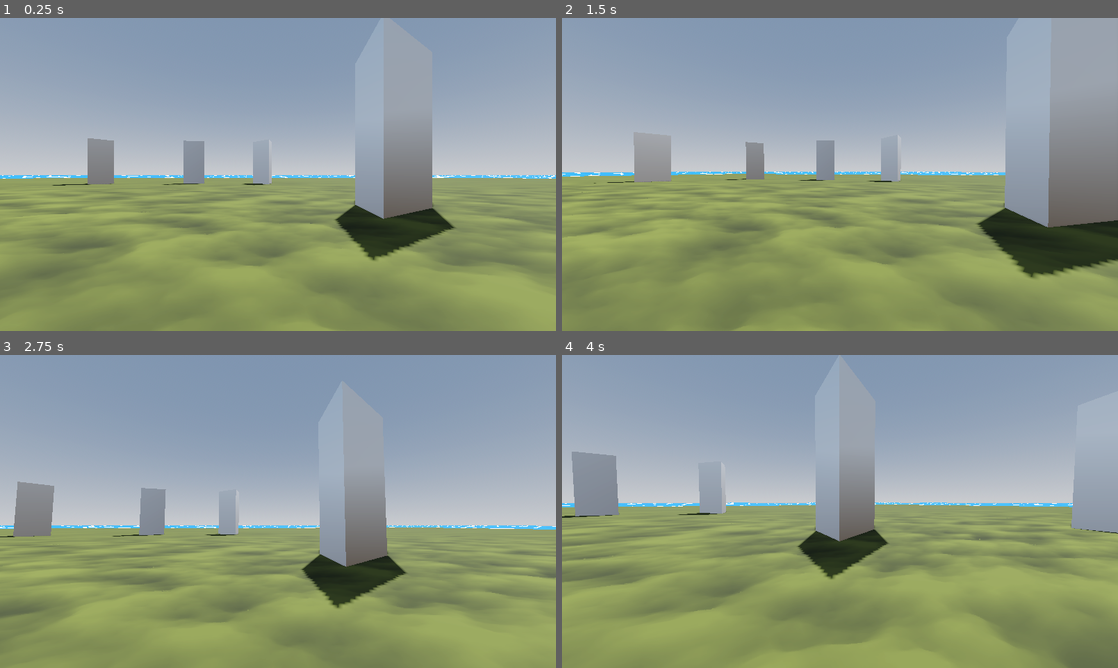
Above: before the commit, frames 1-4 (two rows, left to right).
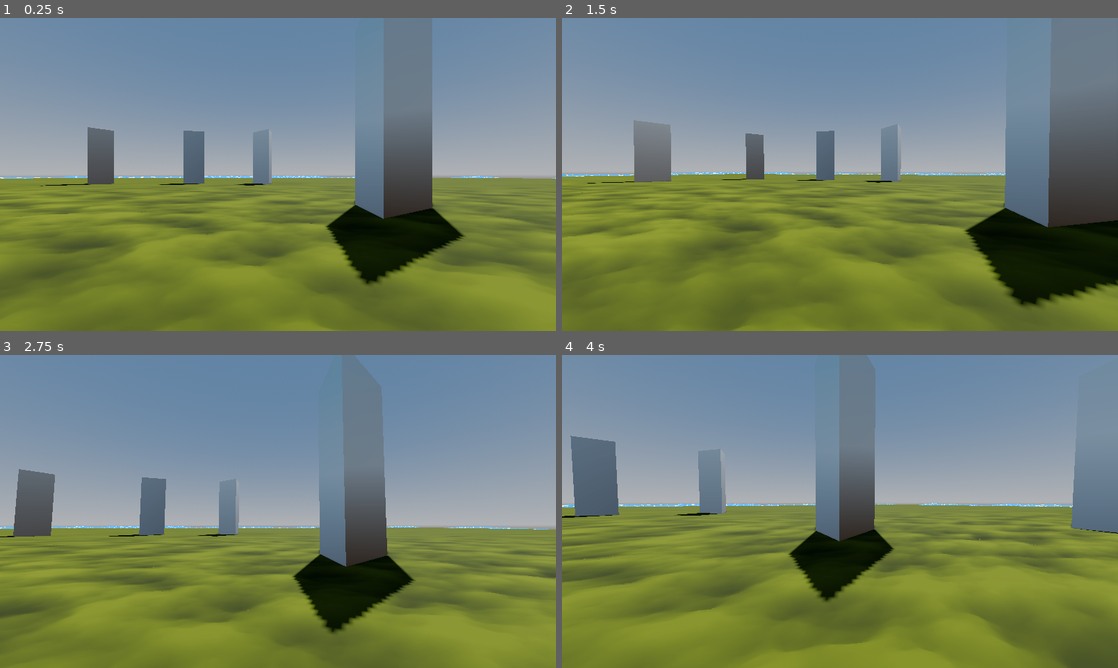
Above: after the commit, the same moments.

Repository: BuyMyMojo/InGameApiTest
Game: Godot game, scene res://scenes/level_1.tscn
The game is run twice, just before and just after one commit, with the same random seed, the same clock (stepped at 60 frames per second) and the same inputs.
Inputs (mouse positions are in pixels of both pictures, inside the frame that each line leads up to):
- Up to frame 1 (0.25 s): no input
- Up to frame 2 (1.5 s): tap Enter (ui_accept) at 0.5, 0.77, 1.25 s; move the mouse to (867, 174) at 0.52 s; hold Up (ui_up) from 0.53 s (still down); move the mouse to (812, 174) at 1.27 s
- Up to frame 3 (2.75 s): keep holding Up (ui_up); tap Enter (ui_accept) at 1.52 s; move the mouse to (289, 505) at 2.02 s
- Up to frame 4 (4 s): keep holding Up (ui_up); tap Enter (ui_accept) at 2.75, 3.02, 3.77 s; move the mouse to (834, 517) at 2.77 s; move the mouse to (878, 514) at 3.52 s

The runs differ from the first frame. In frame 1, 87% of the frame differs, in the area x 0-100%, y 0-100%; in frame 2, 89%; in frame 3, 87%; in frame 4, 88%.

Commit message:
Add player location handling

Diff:
--- /dev/null
+++ b/Scripts/game_query.gd
@@ -0,0 +1,48 @@
+extends Node
+
+const RANGE_MAX: float = 1024
+
+var player: Node3D
+var map_bound_min: Node3D
+var map_bound_max: Node3D
+
+func set_player(object: Node3D) -> void:
+	player = object
+func set_map_bound_min(object: Node3D) -> void:
+	map_bound_min = object
+func set_map_bound_max(object: Node3D) -> void:
+	map_bound_max = object
+
+
+func get_player_info() -> Dictionary:
+	return {
+		"name" : player.name,
+		"location": get_player_location(),
+		"custom": {}
+	}
+
+func get_player_location() -> Dictionary:
+	var min_x := map_bound_min.transform.origin.x
+	var max_x := map_bound_max.transform.origin.x
+	var min_z := map_bound_min.transform.origin.z
+	var max_z := map_bound_max.transform.origin.z
+	var player_x := player.transform.origin.x
+	var player_z := player.transform.origin.z
+
+	var normalized_x: float = snapped(((player_x - min_x) / (max_x - min_x)) * RANGE_MAX, 0.001)
+	var normalized_z: float = snapped(((player_z - min_z) / (max_z - min_z)) * RANGE_MAX, 0.001)
+
+	var out_of_bounds := false
+	if player_x > max_x || player_x < min_x:
+		out_of_bounds = true
+	if player_z > max_z || player_z < min_z:
+		out_of_bounds = true
+
+	return { "x": normalized_x, "y": normalized_z, "out_of_bounds": out_of_bounds, "range_max" : RANGE_MAX }
+
+## reset GameQuery vars to be set by new scene.
+## RUN BEFORE CHANGING SCENE!
+func prep_scene_change() -> void:
+	player = null
+	map_bound_min = null
+	map_bound_max = null
--- /dev/null
+++ b/Scripts/level_1.gd
@@ -0,0 +1,13 @@
+extends Node3D
+
+
+# Called when the node enters the scene tree for the first time.
+func _ready() -> void:
+	GameQuery.set_player($"Basic FPS Player")
+	GameQuery.set_map_bound_min($MapExtents/MapMin)
+	GameQuery.set_map_bound_max($MapExtents/MapMax)
+
+
+# Called every frame. 'delta' is the elapsed time since the previous frame.
+func _process(delta: float) -> void:
+	pass
--- a/Scripts/rest_api.gd
+++ b/Scripts/rest_api.gd
@@ -1,5 +1,4 @@
 extends Node3D
-
 
 # Called when the node enters the scene tree for the first time.
 func _ready() -> void:
@@ -27,11 +26,10 @@
 				"menu_context" : null,
 			}
 			response.send(200, JSON.stringify(output, "", false), "application/json")
-	var output = []
-
-	#CLog.o
-
-	pass # Replace with function body.
+		"/player/info":
+			pass
+		"/player/location":
+			response.send(200, JSON.stringify(GameQuery.get_player_location(), "", false), "application/json")
 
 
 func _on_rest_http_server_no_handler_found(request: RESTHttpRequest, response: RESTHttpResponse) -> void:
--- a/project.godot
+++ b/project.godot
@@ -18,6 +18,7 @@
 [autoload]
 
 GlobalKeybinds="*uid://t03ejg8oxiak"
+GameQuery="*uid://blrjm5es5r4na"
 
 [display]
 
--- a/scenes/REST_API.tscn
+++ b/scenes/REST_API.tscn
@@ -16,7 +16,7 @@
 [node name="RESTApiHandler" type="Node" parent="RESTHttpServer" unique_id=1204141756]
 script = ExtResource("2_cadjc")
 path_prefix = "/api"
-endpoints = Array[String](["/state", "", "/"])
+endpoints = Array[String](["/state", "", "/", "/player/location", "/player/info"])
 metadata/_custom_type_script = "uid://geghdbjfhklp"
 
 [connection signal="no_handler_found" from="RESTHttpServer" to="." method="_on_rest_http_server_no_handler_found"]
--- a/scenes/level_1.tscn
+++ b/scenes/level_1.tscn
@@ -3,8 +3,10 @@
 [ext_resource type="PackedScene" uid="uid://dbxuty286fhqh" path="res://scenes/REST_API.tscn" id="1_4nkto"]
 [ext_resource type="Script" uid="uid://beceid0ng71h3" path="res://addons/Basic FPS Player/Src/basic_player_startup.gd" id="1_5xbjy"]
 [ext_resource type="Material" uid="uid://c4d6w8t484io8" path="res://Materials/floor.tres" id="1_014kd"]
+[ext_resource type="Script" uid="uid://sr8s5cua0k7o" path="res://Scripts/level_1.gd" id="1_pa8r4"]
 [ext_resource type="PackedScene" uid="uid://kmyakts4l64t" path="res://addons/Basic FPS Player/Src/basic_player_head.tscn" id="2_4nkto"]
 [ext_resource type="Shader" uid="uid://d07q7jv61r1bh" path="res://Shaders/water.gdshader" id="2_bswci"]
+[ext_resource type="Script" uid="uid://c8ndacsuie024" path="res://addons/nap_map_generator/map_generator.gd" id="6_fcfvj"]
 
 [sub_resource type="ProceduralSkyMaterial" id="ProceduralSkyMaterial_bswci"]
 sky_horizon_color = Color(0.66224277, 0.6717428, 0.6867428, 1)
@@ -17,15 +19,21 @@
 background_mode = 2
 sky = SubResource("Sky_rus8k")
 reflected_light_source = 2
-tonemap_mode = 2
+tonemap_mode = 4
+tonemap_exposure = 1.2
+tonemap_agx_contrast = 1.56
 ssr_enabled = true
 ssao_enabled = true
 ssil_enabled = true
 sdfgi_enabled = true
 glow_enabled = true
+fog_mode = 1
+fog_density = 1.0
+fog_depth_begin = 30.0
+fog_depth_end = 645.5
 volumetric_fog_density = 0.001
-
-[sub_resource type="CapsuleShape3D" id="CapsuleShape3D_fcfvj"]
+adjustment_enabled = true
+adjustment_saturation = 1.4
 
 [sub_resource type="BoxShape3D" id="BoxShape3D_4nkto"]
 size = Vector3(128, 1, 128)
@@ -47,6 +55,8 @@
 
 [sub_resource type="ConcavePolygonShape3D" id="ConcavePolygonShape3D_014kd"]
 data = PackedVector3Array(0, 0.84749997, 2.9125, -0.1469, 0.2825, 2.9125, -0.44079998, 0.2825, 2.9125, 0, 0.84749997, - …(7164 unchanged characters)…
+
+[sub_resource type="CapsuleShape3D" id="CapsuleShape3D_fcfvj"]
 
 [sub_resource type="ShaderMaterial" id="ShaderMaterial_rus8k"]
 render_priority = 0
@@ -56,18 +66,19 @@
 shader_parameter/FOAM_COL = Vector4(0.8125, 0.9609, 0.9648, 1)
 shader_parameter/distortion_speed = 2.0
 shader_parameter/tile = Vector2(128, 128)
-shader_parameter/height = 2.4050000000000002
+shader_parameter/height = 10.0
 shader_parameter/wave_size = Vector2(32, 32)
 shader_parameter/wave_speed = 8.0
 
 [sub_resource type="QuadMesh" id="QuadMesh_5xbjy"]
 material = SubResource("ShaderMaterial_rus8k")
-size = Vector2(1024, 1024)
-subdivide_width = 32
-subdivide_depth = 32
+size = Vector2(512, 512)
+subdivide_width = 128
+subdivide_depth = 128
 orientation = 1
 
 [node name="Level1" type="Node3D" unique_id=1338532141]
+script = ExtResource("1_pa8r4")
 
 [node name="RestApi" parent="." unique_id=293433970 instance=ExtResource("1_4nkto")]
 
@@ -77,6 +88,106 @@
 [node name="DirectionalLight3D" type="DirectionalLight3D" parent="." unique_id=1104544909]
 transform = Transform3D(-0.8660254, -0.43301278, 0.25, 0, 0.49999997, 0.86602545, -0.50000006, 0.75, -0.43301266, 0, 19.31662, 0)
 shadow_enabled = true
+
+[node name="LevelMesh" type="Node3D" parent="." unique_id=1704084071]
+
+[node name="Floor" type="StaticBody3D" parent="LevelMesh" unique_id=2033958099]
+
+[node name="FloorCollision" type="CollisionShape3D" parent="LevelMesh/Floor" unique_id=2089174785]
+shape = SubResource("BoxShape3D_4nkto")
+
+[node name="FloorMesh" type="MeshInstance3D" parent="LevelMesh/Floor" unique_id=1603757088]
+mesh = SubResource("BoxMesh_fcfvj")
+
+[node name="ShinyObject" type="StaticBody3D" parent="LevelMesh" unique_id=920440823]
+transform = Transform3D(1, 0, 0, 0, -4.371139e-08, -1, 0, 1, -4.371139e-08, -19.02678, 3.3070107, -21.183868)
+
+[node name="MeshInstance3D" type="MeshInstance3D" parent="LevelMesh/ShinyObject" unique_id=1679597972]
+mesh = SubResource("PrismMesh_15mv3")
+
+[node name="CollisionShape3D" type="CollisionShape3D" parent="LevelMesh/ShinyObject" unique_id=92658624]
+shape = SubResource("ConcavePolygonShape3D_014kd")
+
+[node name="ShinyObject2" type="StaticBody3D" parent="LevelMesh" unique_id=1123921085]
+transform = Transform3D(0.7778265, -0.62847906, 0, -2.7471692e-08, -3.3999875e-08, -1, 0.62847906, 0.7778265, -4.371139e-08, -9.676544, 3.3070107, -22.591837)
+
+[node name="MeshInstance3D" type="MeshInstance3D" parent="LevelMesh/ShinyObject2" unique_id=281577927]
+mesh = SubResource("PrismMesh_15mv3")
+
+[node name="CollisionShape3D" type="CollisionShape3D" parent="LevelMesh/ShinyObject2" unique_id=1789489490]
+shape = SubResource("ConcavePolygonShape3D_014kd")
+
+[node name="ShinyObject3" type="StaticBody3D" parent="LevelMesh" unique_id=765020593]
+transform = Transform3D(-0.83341354, -0.55264986, 0, -2.4157092e-08, 3.6429668e-08, -1, 0.55264986, -0.83341354, -4.3711392e-08, 3.0169277, 3.3070107, -6.039049)
+
+[node name="MeshInstance3D" type="MeshInstance3D" parent="LevelMesh/ShinyObject3" unique_id=1140994067]
+mesh = SubResource("PrismMesh_15mv3")
+
+[node name="CollisionShape3D" type="CollisionShape3D" parent="LevelMesh/ShinyObject3" unique_id=53330797]
+shape = SubResource("ConcavePolygonShape3D_014kd")
+
+[node name="ShinyObject4" type="StaticBody3D" parent="LevelMesh" unique_id=1982213316]
+transform = Transform3D(0.9392561, 0.34321713, 0, 1.5002497e-08, -4.1056186e-08, -1, -0.34321713, 0.9392561, -4.371139e-08, 11.230566, 3.3070107, -18.380024)
+
+[node name="MeshInstance3D" type="MeshInstance3D" parent="LevelMesh/ShinyObject4" unique_id=606943709]
+mesh = SubResource("PrismMesh_15mv3")
+
+[node name="CollisionShape3D" type="CollisionShape3D" parent="LevelMesh/ShinyObject4" unique_id=1133283468]
+shape = SubResource("ConcavePolygonShape3D_014kd")
+
+[node name="ShinyObject5" type="StaticBody3D" parent="LevelMesh" unique_id=394383033]
+transform = Transform3D(1, 0, 0, 0, -4.371139e-08, -1, 0, 1, -4.371139e-08, -17.706984, 3.3070107, 0.64402586)
+
+[node name="MeshInstance3D" type="MeshInstance3D" parent="LevelMesh/ShinyObject5" unique_id=257088597]
+mesh = SubResource("PrismMesh_15mv3")
+
+[node name="CollisionShape3D" type="CollisionShape3D" parent="LevelMesh/ShinyObject5" unique_id=217925479]
+shape = SubResource("ConcavePolygonShape3D_014kd")
+
+[node name="ShinyObject6" type="StaticBody3D" parent="LevelMesh" unique_id=1001064009]
+transform = Transform3D(0.2056064, -0.9786348, 0, -4.2777483e-08, -8.987342e-09, -1, 0.9786348, 0.2056064, -4.371139e-08, -24.592213, 3.3070107, -4.9910355)
+
+[node name="MeshInstance3D" type="MeshInstance3D" parent="LevelMesh/ShinyObject6" unique_id=864459232]
+mesh = SubResource("PrismMesh_15mv3")
+
+[node name="CollisionShape3D" type="CollisionShape3D" parent="LevelMesh/ShinyObject6" unique_id=481369787]
+shape = SubResource("ConcavePolygonShape3D_014kd")
+
+[node name="ShinyObject7" type="StaticBody3D" parent="LevelMesh" unique_id=147134613]
+transform = Transform3D(-0.45512533, -0.89042735, 0, -3.8921815e-08, 1.989416e-08, -1, 0.89042735, -0.45512533, -4.371139e-08, -24.182343, 3.307011, -13.494381)
+
+[node name="MeshInstance3D" type="MeshInstance3D" parent="LevelMesh/ShinyObject7" unique_id=1032629850]
+mesh = SubResource("PrismMesh_15mv3")
+
+[node name="CollisionShape3D" type="CollisionShape3D" parent="LevelMesh/ShinyObject7" unique_id=992113454]
+shape = SubResource("ConcavePolygonShape3D_014kd")
+
+[node name="ShinyObject8" type="StaticBody3D" parent="LevelMesh" unique_id=2131431833]
+transform = Transform3D(-0.71219754, 0.70197916, 0, 3.0684483e-08, 3.1131147e-08, -1, -0.70197916, -0.71219754, -4.3711392e-08, -1.2937312, 3.307012, -22.610111)
+
+[node name="MeshInstance3D" type="MeshInstance3D" parent="LevelMesh/ShinyObject8" unique_id=418450348]
+mesh = SubResource("PrismMesh_15mv3")
+
+[node name="CollisionShape3D" type="CollisionShape3D" parent="LevelMesh/ShinyObject8" unique_id=1899629596]
+shape = SubResource("ConcavePolygonShape3D_014kd")
+
+[node name="ShinyObject9" type="StaticBody3D" parent="LevelMesh" unique_id=1689375646]
+transform = Transform3D(0.5290013, -0.848621, 0, -3.7094402e-08, -2.312338e-08, -1, 0.848621, 0.5290013, -4.371139e-08, 11.560857, 3.3070107, -1.2606544)
+
+[node name="MeshInstance3D" type="MeshInstance3D" parent="LevelMesh/ShinyObject9" unique_id=721093814]
+mesh = SubResource("PrismMesh_15mv3")
+
+[node name="CollisionShape3D" type="CollisionShape3D" parent="LevelMesh/ShinyObject9" unique_id=2014399195]
+shape = SubResource("ConcavePolygonShape3D_014kd")
+
+[node name="ShinyObject10" type="StaticBody3D" parent="LevelMesh" unique_id=1377603963]
+transform = Transform3D(0.2056064, -0.9786348, 0, -4.2777483e-08, -8.987342e-09, -1, 0.9786348, 0.2056064, -4.371139e-08, -23.272417, 3.3070107, 16.836859)
+
+[node name="MeshInstance3D" type="MeshInstance3D" parent="LevelMesh/ShinyObject10" unique_id=876559385]
+mesh = SubResource("PrismMesh_15mv3")
+
+[node name="CollisionShape3D" type="CollisionShape3D" parent="LevelMesh/ShinyObject10" unique_id=2107359477]
+shape = SubResource("ConcavePolygonShape3D_014kd")
 
 [node name="Basic FPS Player" type="CharacterBody3D" parent="." unique_id=1226024854]
 transform = Transform3D(1, 0, 0, 0, 1, 0, 0, 0, 1, 0, 1.523273, 0)
@@ -89,108 +200,28 @@
 KEY_BIND_JUMP = "jump"
 metadata/_custom_type_script = "uid://beceid0ng71h3"
 
-[node name="Head" type="Node3D" parent="Basic FPS Player" unique_id=1725352338 instance=ExtResource("2_4nkto")]
+[node name="Head" parent="Basic FPS Player" unique_id=1725352338 instance=ExtResource("2_4nkto")]
 
 [node name="CollisionShape3D" type="CollisionShape3D" parent="Basic FPS Player" unique_id=616235082]
 shape = SubResource("CapsuleShape3D_fcfvj")
 
-[node name="Floor" type="StaticBody3D" parent="." unique_id=2033958099]
-
-[node name="FloorCollision" type="CollisionShape3D" parent="Floor" unique_id=2089174785]
-shape = SubResource("BoxShape3D_4nkto")
-
-[node name="FloorMesh" type="MeshInstance3D" parent="Floor" unique_id=1603757088]
-mesh = SubResource("BoxMesh_fcfvj")
-
-[node name="ShinyObject" type="StaticBody3D" parent="." unique_id=920440823]
-transform = Transform3D(1, 0, 0, 0, -4.371139e-08, -1, 0, 1, -4.371139e-08, -19.02678, 2.2274818, -21.183868)
-
-[node name="MeshInstance3D" type="MeshInstance3D" parent="ShinyObject" unique_id=1679597972]
-mesh = SubResource("PrismMesh_15mv3")
-
-[node name="CollisionShape3D" type="CollisionShape3D" parent="ShinyObject" unique_id=92658624]
-shape = SubResource("ConcavePolygonShape3D_014kd")
-
-[node name="ShinyObject2" type="StaticBody3D" parent="." unique_id=1123921085]
-transform = Transform3D(0.7778265, -0.62847906, 0, -2.7471692e-08, -3.3999875e-08, -1, 0.62847906, 0.7778265, -4.371139e-08, -9.676544, 2.2274818, -22.591837)
-
-[node name="MeshInstance3D" type="MeshInstance3D" parent="ShinyObject2" unique_id=281577927]
-mesh = SubResource("PrismMesh_15mv3")
-
-[node name="CollisionShape3D" type="CollisionShape3D" parent="ShinyObject2" unique_id=1789489490]
-shape = SubResource("ConcavePolygonShape3D_014kd")
-
-[node name="ShinyObject3" type="StaticBody3D" parent="." unique_id=765020593]
-transform = Transform3D(-0.83341354, -0.55264986, 0, -2.4157092e-08, 3.6429668e-08, -1, 0.55264986, -0.83341354, -4.3711392e-08, 3.0169277, 2.2274818, -6.039049)
-
-[node name="MeshInstance3D" type="MeshInstance3D" parent="ShinyObject3" unique_id=1140994067]
-mesh = SubResource("PrismMesh_15mv3")
-
-[node name="CollisionShape3D" type="CollisionShape3D" parent="ShinyObject3" unique_id=53330797]
-shape = SubResource("ConcavePolygonShape3D_014kd")
-
-[node name="ShinyObject4" type="StaticBody3D" parent="." unique_id=1982213316]
-transform = Transform3D(0.9392561, 0.34321713, 0, 1.5002497e-08, -4.1056186e-08, -1, -0.34321713, 0.9392561, -4.371139e-08, 11.230566, 2.2274818, -18.380024)
-
-[node name="MeshInstance3D" type="MeshInstance3D" parent="ShinyObject4" unique_id=606943709]
-mesh = SubResource("PrismMesh_15mv3")
-
-[node name="CollisionShape3D" type="CollisionShape3D" parent="ShinyObject4" unique_id=1133283468]
-shape = SubResource("ConcavePolygonShape3D_014kd")
-
-[node name="ShinyObject5" type="StaticBody3D" parent="." unique_id=394383033]
-transform = Transform3D(1, 0, 0, 0, -4.371139e-08, -1, 0, 1, -4.371139e-08, -17.706984, 2.2274818, 0.6440258)
-
-[node name="MeshInstance3D" type="MeshInstance3D" parent="ShinyObject5" unique_id=257088597]
-mesh = SubResource("PrismMesh_15mv3")
-
-[node name="CollisionShape3D" type="CollisionShape3D" parent="ShinyObject5" unique_id=217925479]
-shape = SubResource("ConcavePolygonShape3D_014kd")
-
-[node name="ShinyObject6" type="StaticBody3D" parent="." unique_id=1001064009]
-transform = Transform3D(0.2056064, -0.9786348, 0, -4.2777483e-08, -8.987342e-09, -1, 0.9786348, 0.2056064, -4.371139e-08, -24.592213, 2.2274818, -4.9910355)
-
-[node name="MeshInstance3D" type="MeshInstance3D" parent="ShinyObject6" unique_id=864459232]
-mesh = SubResource("PrismMesh_15mv3")
-
-[node name="CollisionShape3D" type="CollisionShape3D" parent="ShinyObject6" unique_id=481369787]
-shape = SubResource("ConcavePolygonShape3D_014kd")
-
-[node name="ShinyObject7" type="StaticBody3D" parent="." unique_id=147134613]
-transform = Transform3D(-0.45512533, -0.89042735, 0, -3.8921815e-08, 1.989416e-08, -1, 0.89042735, -0.45512533, -4.371139e-08, -24.182343, 2.227482, -13.494381)
-
-[node name="MeshInstance3D" type="MeshInstance3D" parent="ShinyObject7" unique_id=1032629850]
-mesh = SubResource("PrismMesh_15mv3")
-
-[node name="CollisionShape3D" type="CollisionShape3D" parent="ShinyObject7" unique_id=992113454]
-shape = SubResource("ConcavePolygonShape3D_014kd")
-
-[node name="ShinyObject8" type="StaticBody3D" parent="." unique_id=2131431833]
-transform = Transform3D(-0.71219754, 0.70197916, 0, 3.0684483e-08, 3.1131147e-08, -1, -0.70197916, -0.71219754, -4.3711392e-08, -1.2937312, 2.2274833, -22.610111)
-
-[node name="MeshInstance3D" type="MeshInstance3D" parent="ShinyObject8" unique_id=418450348]
-mesh = SubResource("PrismMesh_15mv3")
-
-[node name="CollisionShape3D" type="CollisionShape3D" parent="ShinyObject8" unique_id=1899629596]
-shape = SubResource("ConcavePolygonShape3D_014kd")
-
-[node name="ShinyObject9" type="StaticBody3D" parent="." unique_id=1689375646]
-transform = Transform3D(0.5290013, -0.848621, 0, -3.7094402e-08, -2.312338e-08, -1, 0.848621, 0.5290013, -4.371139e-08, 11.560857, 2.2274818, -1.2606544)
-
-[node name="MeshInstance3D" type="MeshInstance3D" parent="ShinyObject9" unique_id=721093814]
-mesh = SubResource("PrismMesh_15mv3")
-
-[node name="CollisionShape3D" type="CollisionShape3D" parent="ShinyObject9" unique_id=2014399195]
-shape = SubResource("ConcavePolygonShape3D_014kd")
-
-[node name="ShinyObject10" type="StaticBody3D" parent="." unique_id=1377603963]
-transform = Transform3D(0.2056064, -0.9786348, 0, -4.2777483e-08, -8.987342e-09, -1, 0.9786348, 0.2056064, -4.371139e-08, -23.272417, 2.2274818, 16.836859)
-
-[node name="MeshInstance3D" type="MeshInstance3D" parent="ShinyObject10" unique_id=876559385]
-mesh = SubResource("PrismMesh_15mv3")
-
-[node name="CollisionShape3D" type="CollisionShape3D" parent="ShinyObject10" unique_id=2107359477]
-shape = SubResource("ConcavePolygonShape3D_014kd")
-
 [node name="Water" type="MeshInstance3D" parent="." unique_id=1436914143]
+transform = Transform3D(1, 0, 0, 0, 1, 0, 0, 0, 1, 0, -2, 0)
 mesh = SubResource("QuadMesh_5xbjy")
+
+[node name="NapMapGenerator" type="Node3D" parent="." unique_id=1294793383 node_paths=PackedStringArray("level_parent")]
+script = ExtResource("6_fcfvj")
+level_parent = NodePath("..")
+image_directory = "res://RenderedMaps"
+map_scale = 4
+simulatenous_rows = 512
+metadata/_custom_type_script = "uid://c8ndacsuie024"
+
+[node name="MapExtents" type="Node3D" parent="." unique_id=659191764]
+visible = false
+
+[node name="MapMin" type="Marker3D" parent="MapExtents" unique_id=1211590464]
+transform = Transform3D(1, 0, 0, 0, 1, 0, 0, 0, 1, -256, -2, 256)
+
+[node name="MapMax" type="Marker3D" parent="MapExtents" unique_id=1467896434]
+transform = Transform3D(1, 0, 0, 0, 1, 0, 0, 0, 1, 256, -2, -256)
Binary file added: RenderedMaps/map_Level1.png
Not shown, added: RenderedMaps/map_Level1.png.import
Not shown, added: Scripts/game_query.gd.uid
Not shown, added: Scripts/level_1.gd.uid
